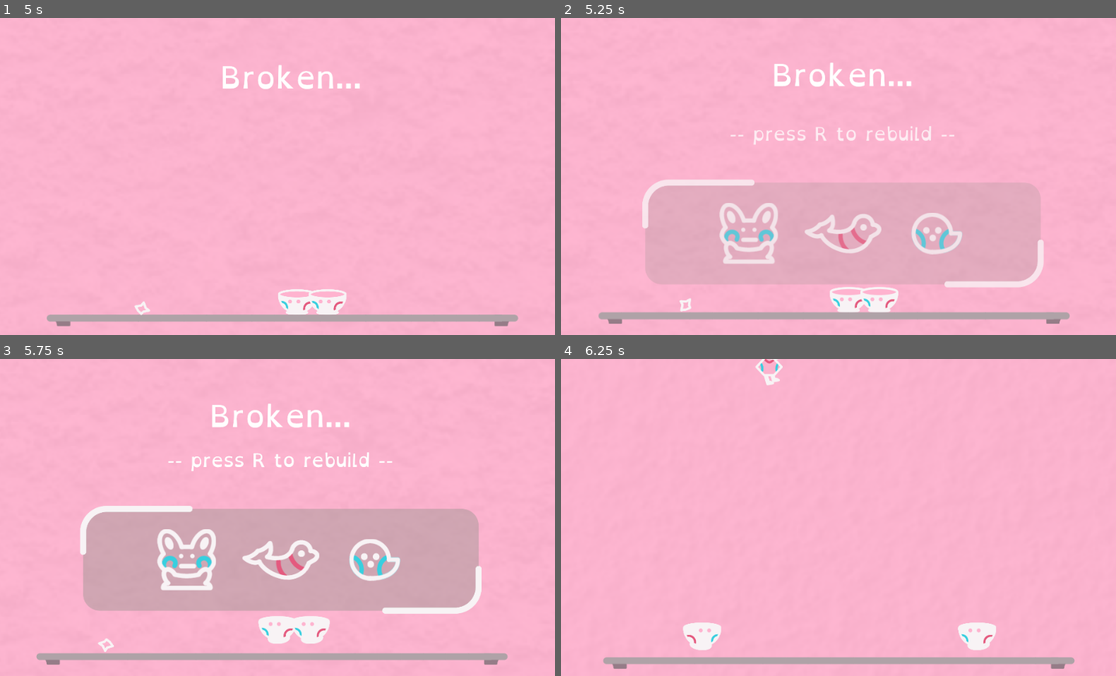
Above: before the commit, frames 1-4 (two rows, left to right).
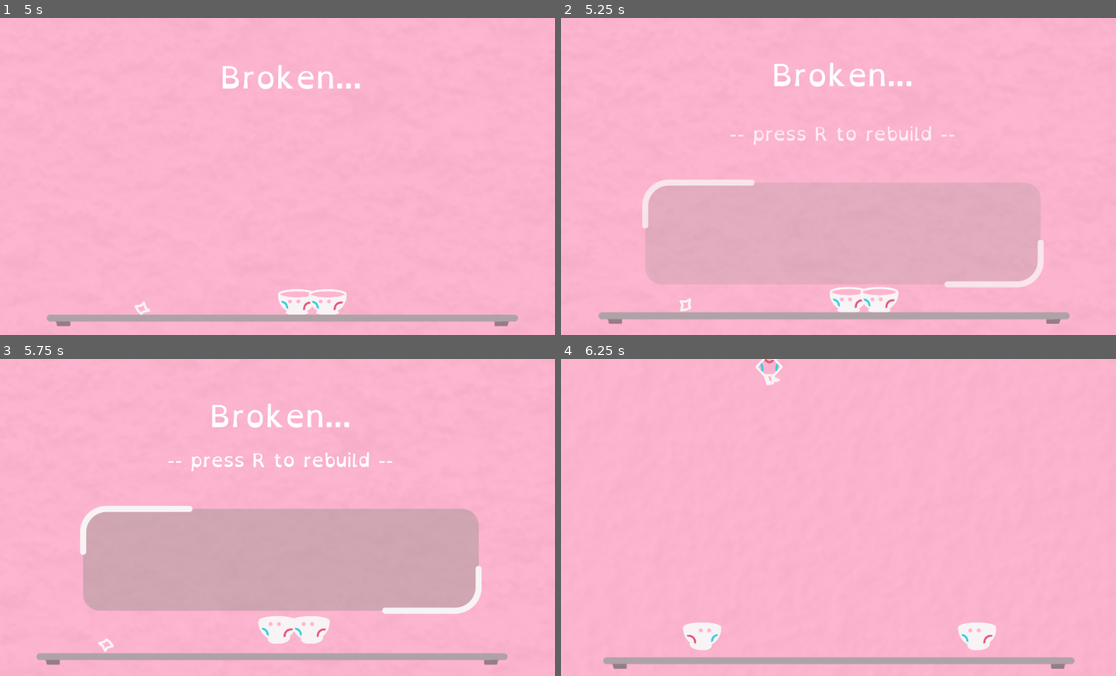
Above: after the commit, the same moments.

Repository: TrueNarwhak/Glassware
Game: Godot game, scene res://rooms/Controller.tscn
The game is run twice, just before and just after one commit, with the same random seed, the same clock (stepped at 60 frames per second) and the same inputs.
Inputs (mouse positions are in pixels of both pictures, inside the frame that each line leads up to):
- Up to frame 1 (5 s): tap Enter (ui_accept) at 0.5 s; move the mouse to (399, 160) at 0.52 s; hold D (move_right) 0.53-2.03 s; click (399, 160) at 0.6 s; tap Space (jump) at 0.77, 1.07, 1.52, 1.82, 3.02, 3.32, 3.77, 4.07, 4.52, 4.82 s; move the mouse to (160, 192) at 1.27 s; click (160, 192) at 1.35 s; move the mouse to (327, 106) at 2.02 s; hold A (move_left) 2.03-2.78 s; click (327, 106) at 2.1 s; move the mouse to (244, 239) at 2.77 s; hold D (move_right) 2.78-4.28 s; click (244, 239) at 2.85 s; move the mouse to (444, 224) at 3.52 s; click (444, 224) at 3.6 s; move the mouse to (105, 128) at 4.27 s; hold A (move_left) from 4.28 s (still down); click (105, 128) at 4.35 s
- Up to frame 2 (5.25 s): move the mouse to (860, 176) at 5.02 s; release A (move_left) at 5.03 s; hold D (move_right) from 5.03 s (still down); click (860, 176) at 5.1 s
- Up to frame 3 (5.75 s): keep holding D (move_right)
- Up to frame 4 (6.25 s): tap R (restart) at 5.75 s; move the mouse to (749, 438) at 5.77 s; release D (move_right) at 5.78 s; hold A (move_left) from 5.78 s (still down); click (749, 438) at 5.85 s; tap Space (jump) at 6.02 s

Frame 1 is identical in both runs. In frame 2, 2.1% of the frame differs, in the area x 28-73%, y 58-78%; in frame 3, 2.3%, in the area x 28-73%, y 53-74%; in frame 4, nothing differs.

Commit message:
Run stats item fix

Diff:
--- a/Glass Like/rooms/Menus/RunStats.gd
+++ b/Glass Like/rooms/Menus/RunStats.gd
@@ -1,11 +1,20 @@
 extends Node2D
 
+onready var item_hud = get_parent().get_node("ItemHud")
+
 onready var anim = $Control/AnimationPlayer
+onready var slot_large0 = $Control/FadeIn/SlotLarge0
+onready var slot_large1 = $Control/FadeIn/SlotLarge1
+onready var slot_large2 = $Control/FadeIn/SlotLarge2
 
 var can_respawn = false
 
 func _ready():
 	anim.play("ComeIn")
+
+	slot_large0.texture = item_hud.slot0.texture
+	slot_large1.texture = item_hud.slot1.texture
+	slot_large2.texture = item_hud.slot2.texture
 
 func _process(delta):
 	if Input.is_action_just_pressed("restart") and can_respawn:
--- a/Glass Like/rooms/Menus/RunStats.tscn
+++ b/Glass Like/rooms/Menus/RunStats.tscn
@@ -145,15 +145,15 @@
 scale = Vector2( 0.600639, 0.600639 )
 texture = ExtResource( 5 )
 
-[node name="SlotLarge1" type="Sprite" parent="Control/FadeIn"]
+[node name="SlotLarge0" type="Sprite" parent="Control/FadeIn"]
 position = Vector2( -160, 343 )
 texture = ExtResource( 3 )
 
-[node name="SlotLarge2" type="Sprite" parent="Control/FadeIn"]
+[node name="SlotLarge1" type="Sprite" parent="Control/FadeIn"]
 position = Vector2( 0, 343 )
 texture = ExtResource( 2 )
 
-[node name="SlotLarge3" type="Sprite" parent="Control/FadeIn"]
+[node name="SlotLarge2" type="Sprite" parent="Control/FadeIn"]
 position = Vector2( 160, 343 )
 texture = ExtResource( 4 )
 
